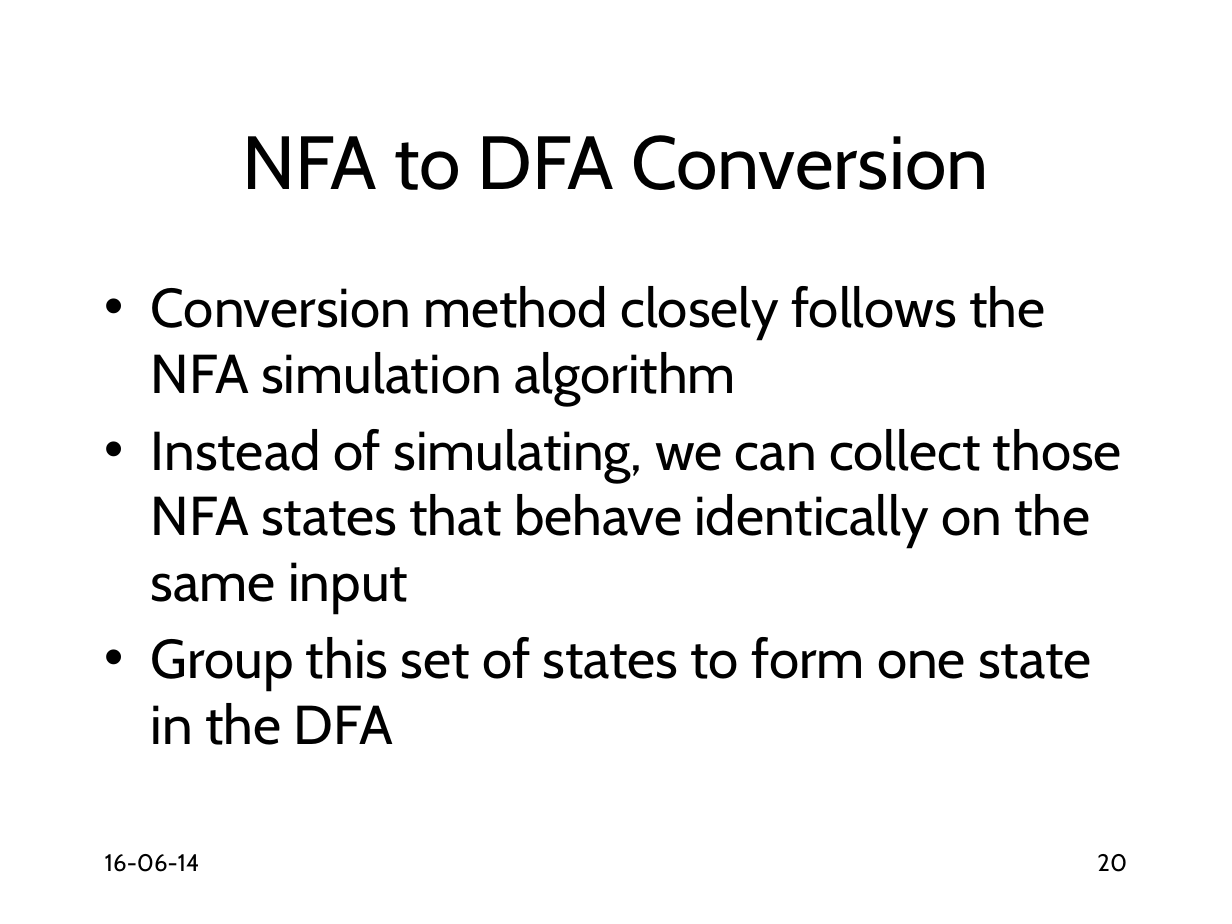
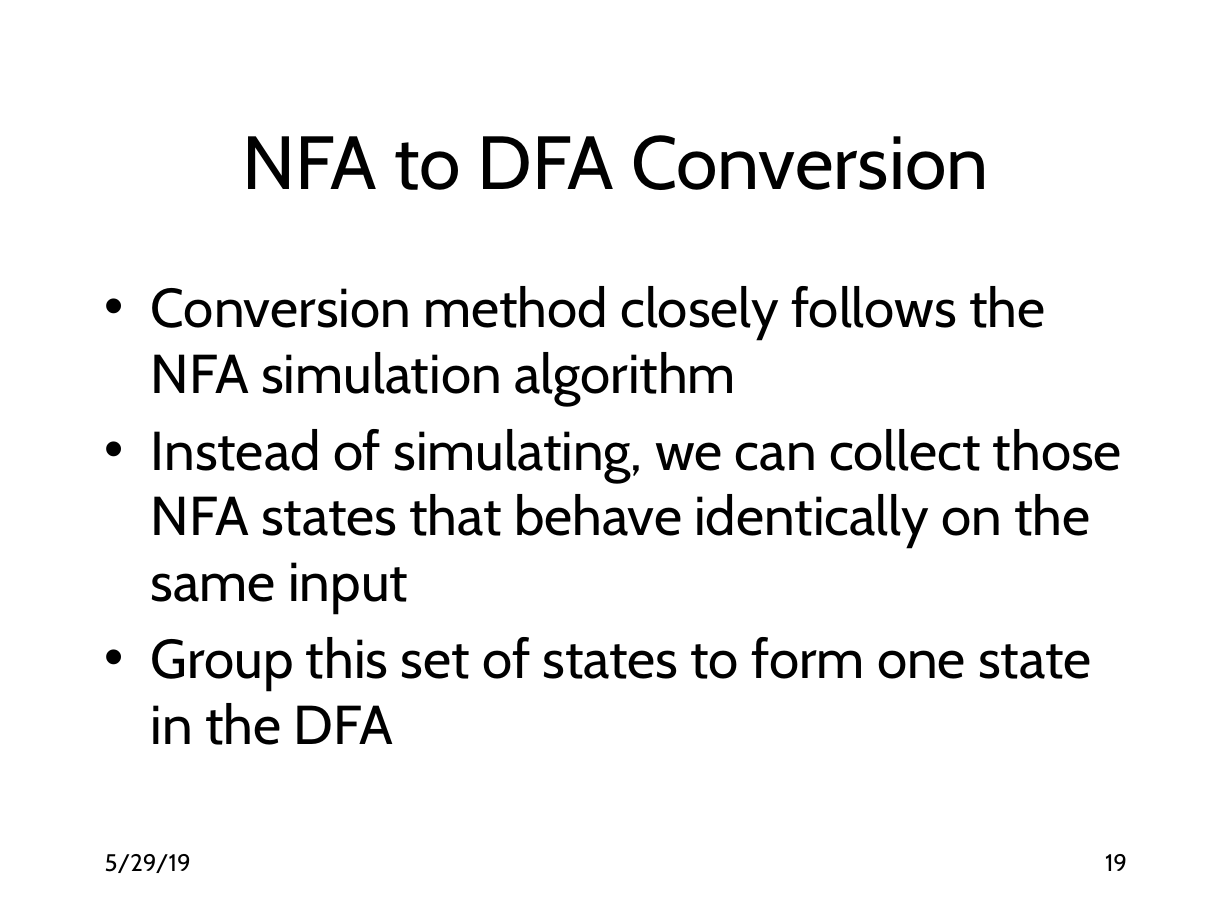
Before and after one commit to anoopsarkar/compilers-class, a slide deck: slide 19 of assets/ppt/lex/lex6-nfa-to-dfa.pptx (slide 20 before the commit). Drawn at 1232x924 pixels with LibreOffice and Linux fonts; fonts in the diff are those of the drawing. Boxes give left, top, right and bottom in pixels: in the first picture for what was removed or moved away, otherwise in the second. Text is boxed around its words. In the diff, an @@ line names an element or a change of style, - is before the commit and + after.

```diff
--- a/assets/ppt/lex/lex6-nfa-to-dfa.pptx
+++ b/assets/ppt/lex/lex6-nfa-to-dfa.pptx
@@ text at [105,854,191,873]: text changed @@
-16-06-14
+5/29/19
@@ page number at [1105,854,1127,871]: text changed @@
-20
+19
```
Also in this commit, not shown: 18 other slides changed, 1 slide removed, 2 other files.
